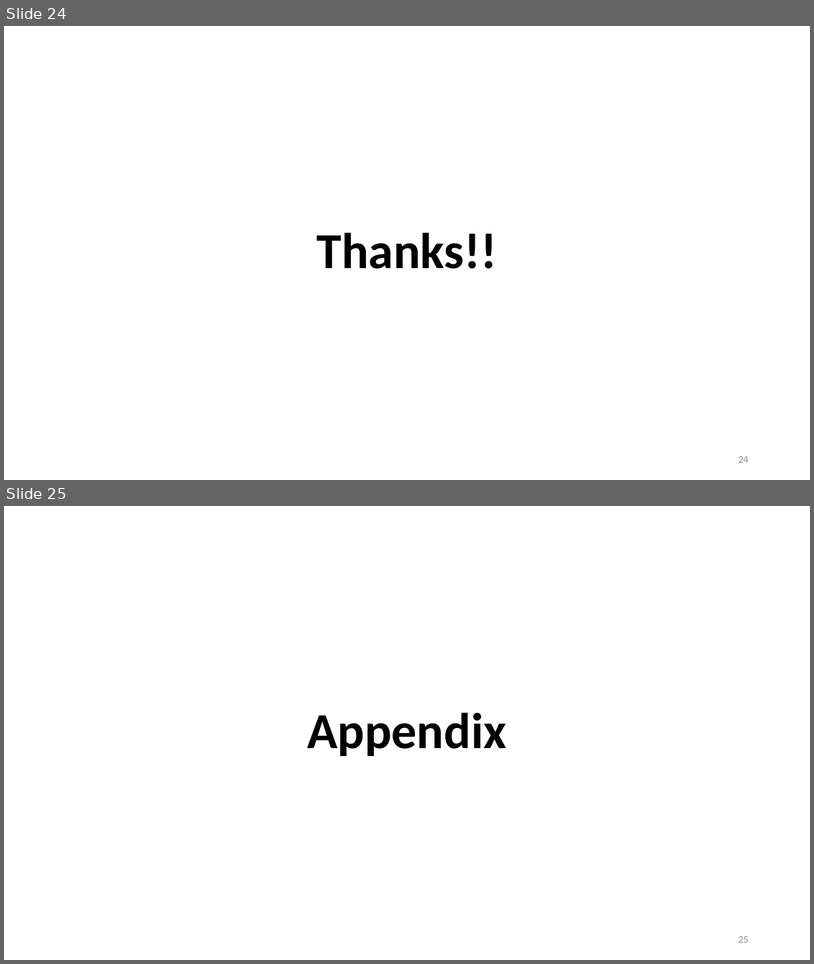
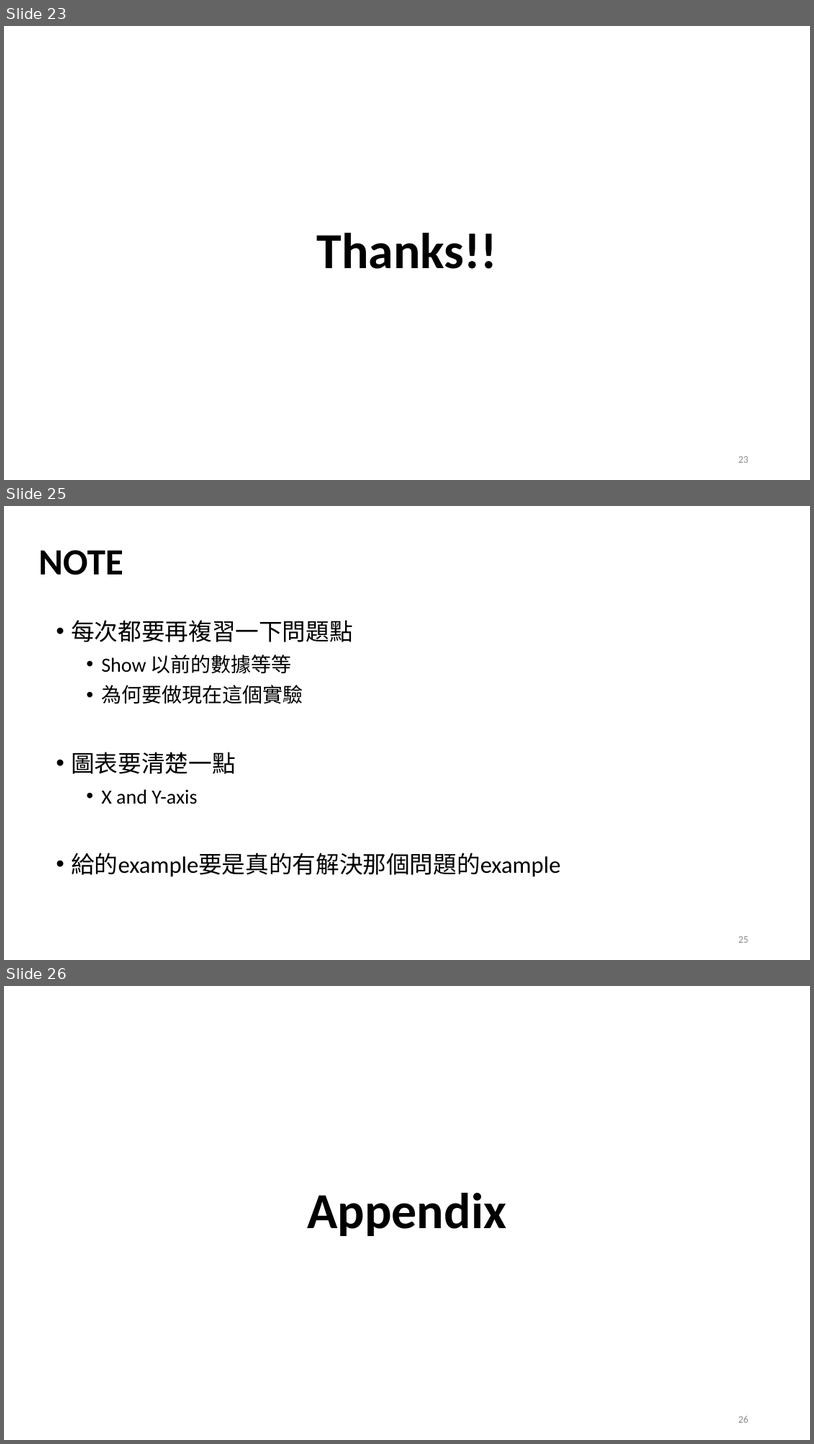
Before and after one commit to Bai1026/Intern-IIS, a slide deck: Meeting/Presentation_1201.pptx. Shown one above the other, each under a label of ours: slides 24 and 25 before the commit, slides 23, 25 and 26 after it; the slides between them are not shown. The pictures are 814x964 and 814x1444 pixels, drawn with LibreOffice and Linux fonts; fonts in the diff are those of the drawing. Boxes give left, top, right and bottom in pixels: in the first picture for what was removed or moved away, otherwise in the second. Text is boxed around its words. In the diff, an @@ line names an element or a change of style, - is before the commit and + after.

```diff
--- a/Meeting/Presentation_1201.pptx
+++ b/Meeting/Presentation_1201.pptx
@@ slide 25 added at box(4, 506, 810, 960), background #FFFFFF @@
@@ title added at box(39, 550, 124, 575), 44 pt, text #000000, bold @@
+NOTE
@@ text added at box(71, 620, 561, 877), 28 pt, text #000000 @@
+• 每次都要再複習一下問題點
+  • Show 以前的數據等等
+  • 為何要做現在這個實驗
+• 圖表要清楚一點
+  • X and Y-axis
+• 給的example要是真的有解決那個問題的example
@@ page number added at box(738, 936, 748, 942), 12 pt, text #8C8C8C @@
+25
@@ what was slide 24 is now slide 23 @@
@@ page number at box(738, 456, 748, 462): text changed @@
-24
+23
@@ what was slide 25 is now slide 26 @@
```
Also in this commit, not shown: 3 slides changed, 3 other slides added, 2 slides removed, 56 other files.
